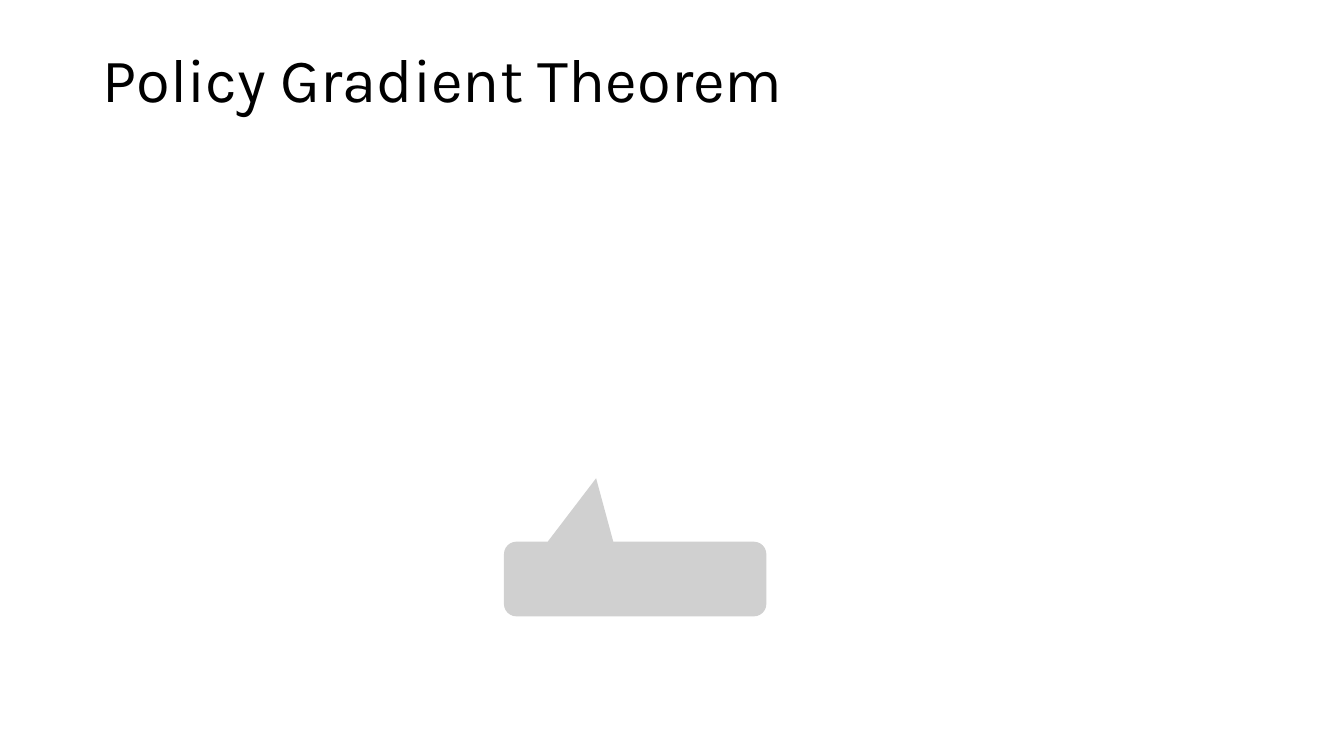
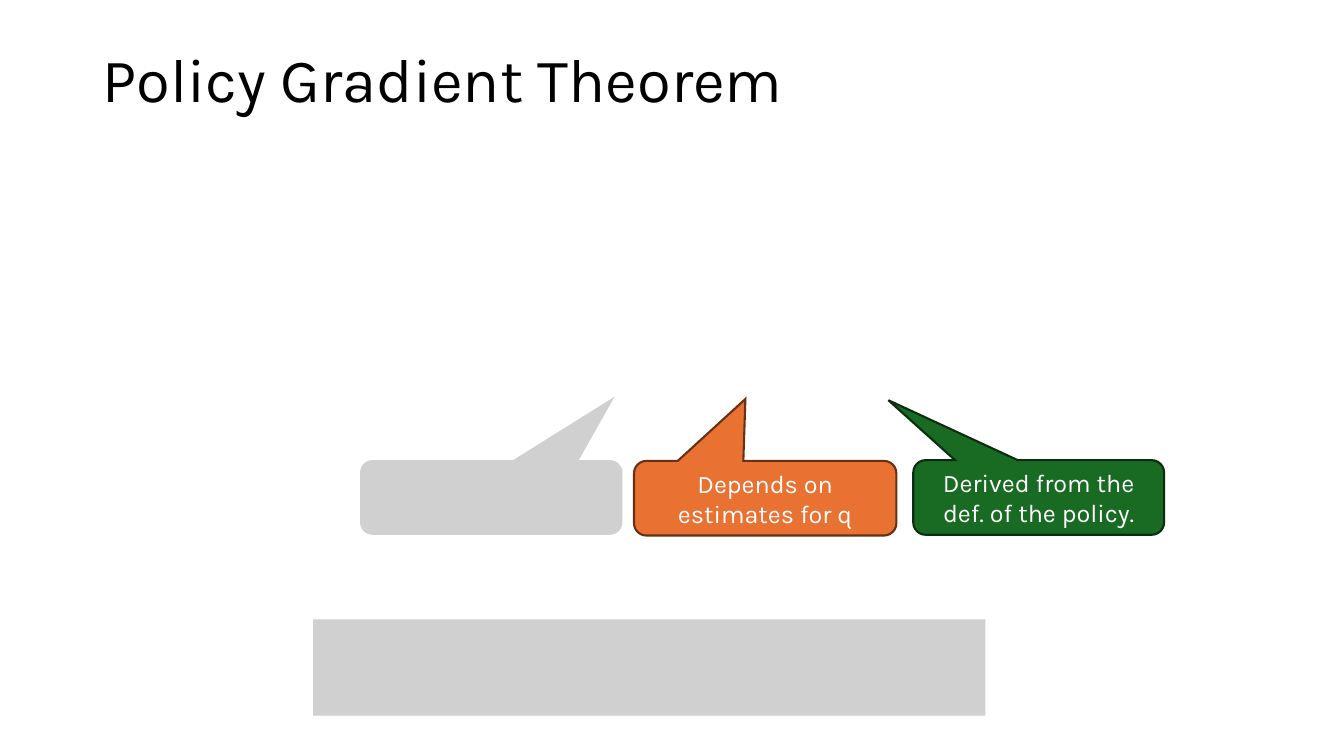
Before and after one commit to mhahsler/Introduction_to_Reinforcement_Learning, a slide deck: slide 7 of slides/Lecture_Chapter13.pptx. Drawn at 1344x756 pixels with LibreOffice and Linux fonts; fonts in the diff are those of the drawing; grey boxes stand for pictures. Boxes give left, top, right and bottom in pixels: in the first picture for what was removed or moved away, otherwise in the second. Text is boxed around its words. In the diff, an @@ line names an element or a change of style, - is before the commit and + after.

```diff
--- a/slides/Lecture_Chapter13.pptx
+++ b/slides/Lecture_Chapter13.pptx
@@ picture added at <box>360,460,622,534</box> @@
@@ rounded speech box added at <box>634,461,896,535</box>, fill #E97132, outline #663216 1.5 pt, 18 pt, text #FFFFFF @@
+Depends on estimates for q
@@ rounded speech box added at <box>913,460,1165,534</box>, fill #196B24, outline #0B2F10 1.5 pt, 18 pt, text #FFFFFF @@
+Derived from the def. of the policy.
@@ picture removed at <box>504,541,766,616</box> @@
@@ picture added at <box>314,619,986,716</box> @@
```
Also in this commit, not shown: 4 other slides changed, 3 slides added, 21 other files.
